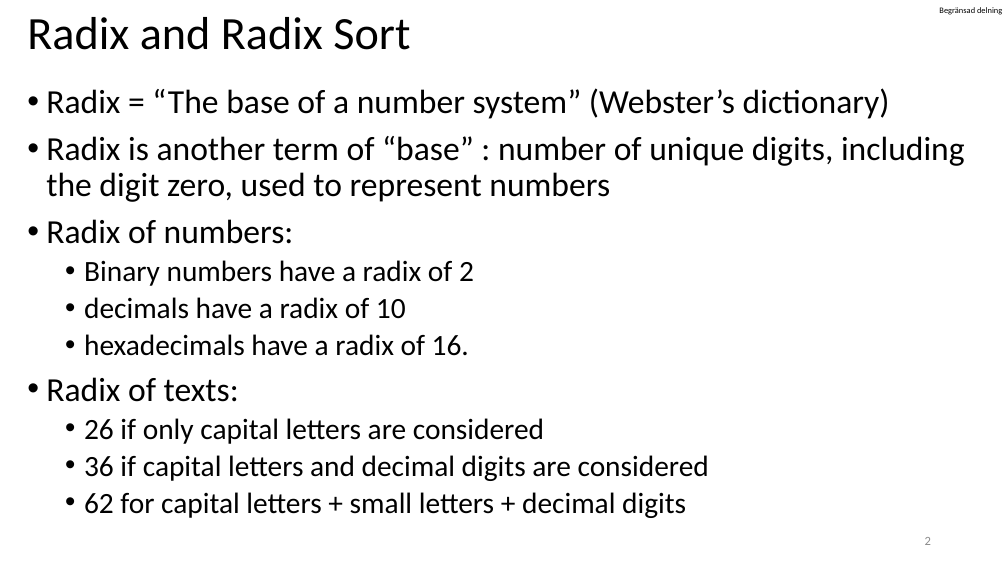
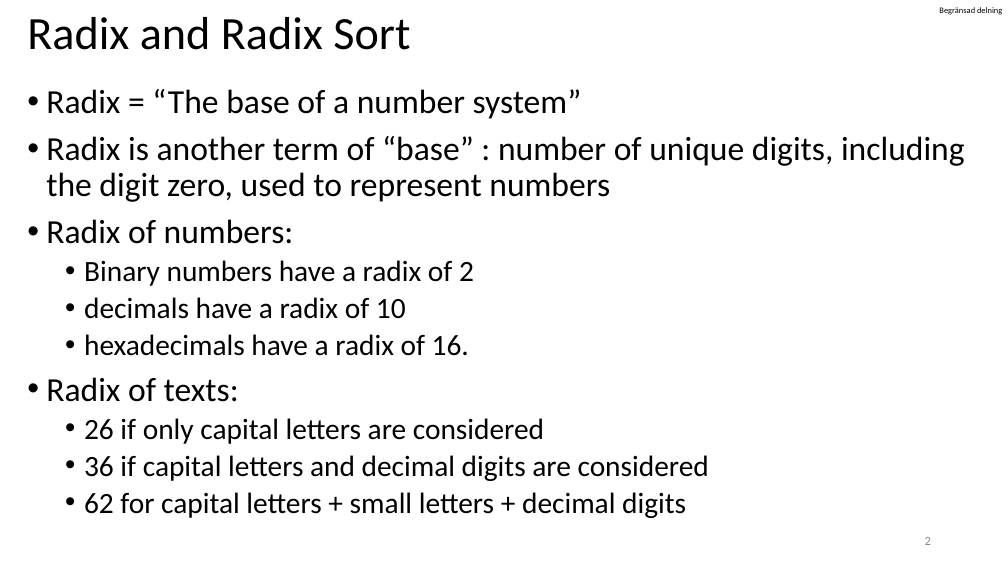
Before and after one commit to guhofstra/CSC111Fa25, a slide deck: slide 2 of PPTs/Lecture 14-radix sort.pptx. Drawn at 1008x567 pixels with LibreOffice and Linux fonts; fonts in the diff are those of the drawing. Boxes give left, top, right and bottom in pixels: in the first picture for what was removed or moved away, otherwise in the second. Text is boxed around its words. In the diff, an @@ line names an element or a change of style, - is before the commit and + after.

```diff
--- a/PPTs/Lecture 14-radix sort.pptx
+++ b/PPTs/Lecture 14-radix sort.pptx
@@ text at [46,89,582,119]: text changed @@
-• Radix = “The base of a number system” (Webster’s dictionary)
+• Radix = “The base of a number system”
```
Also in this commit, not shown: 17 other files.
